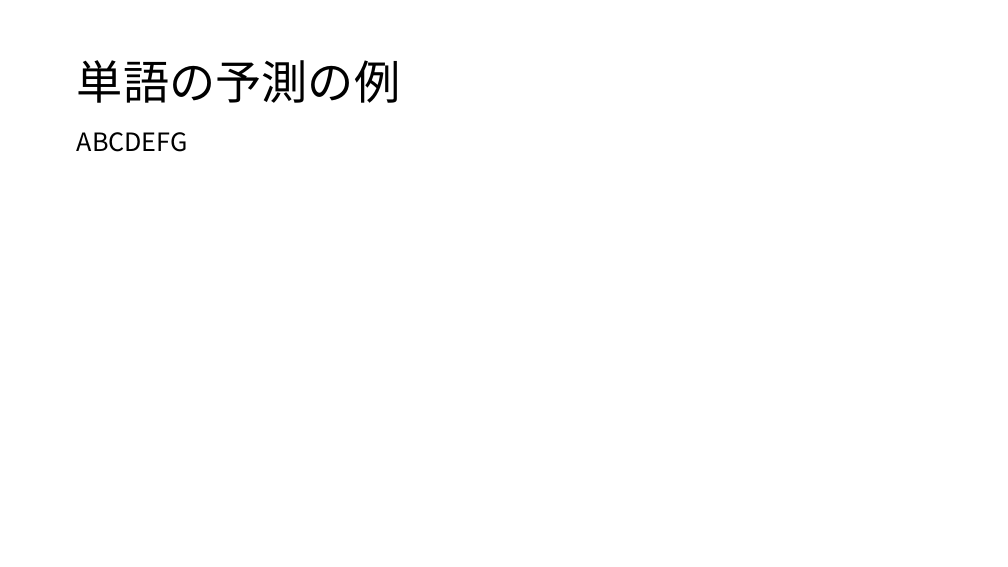
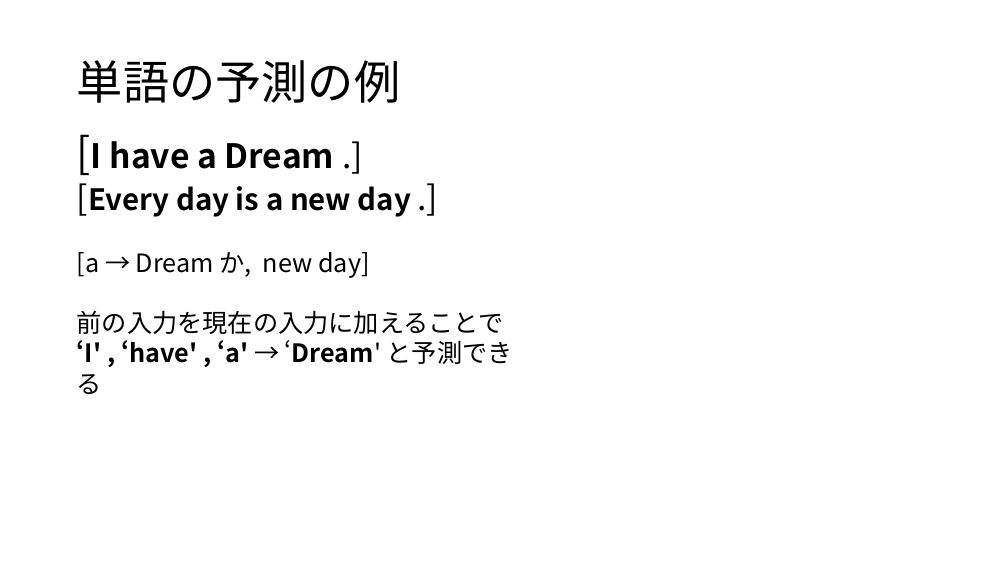
Before and after one commit to yoshitake266/bitComposer_prj, a slide deck: slide 8 of presentation/bit Composer2.pptx (slide 6 before the commit). Drawn at 1008x567 pixels with LibreOffice and Linux fonts; fonts in the diff are those of the drawing. Boxes give left, top, right and bottom in pixels: in the first picture for what was removed or moved away, otherwise in the second. Text is boxed around its words. In the diff, an @@ line names an element or a change of style, - is before the commit and + after.

```diff
--- a/presentation/bit Composer2.pptx
+++ b/presentation/bit Composer2.pptx
@@ text at [77,141,513,394]: text changed @@
-ABCDEFG
+[I have a Dream .]
+[Every day is a new day .]
+[a → Dream か, new day]
+前の入力を現在の入力に加えることで
+‘I' , ‘have' , ‘a' → ‘Dream' と予測できる
```
Also in this commit, not shown: 11 other slides changed, 2 slides added, 2 slides removed.
